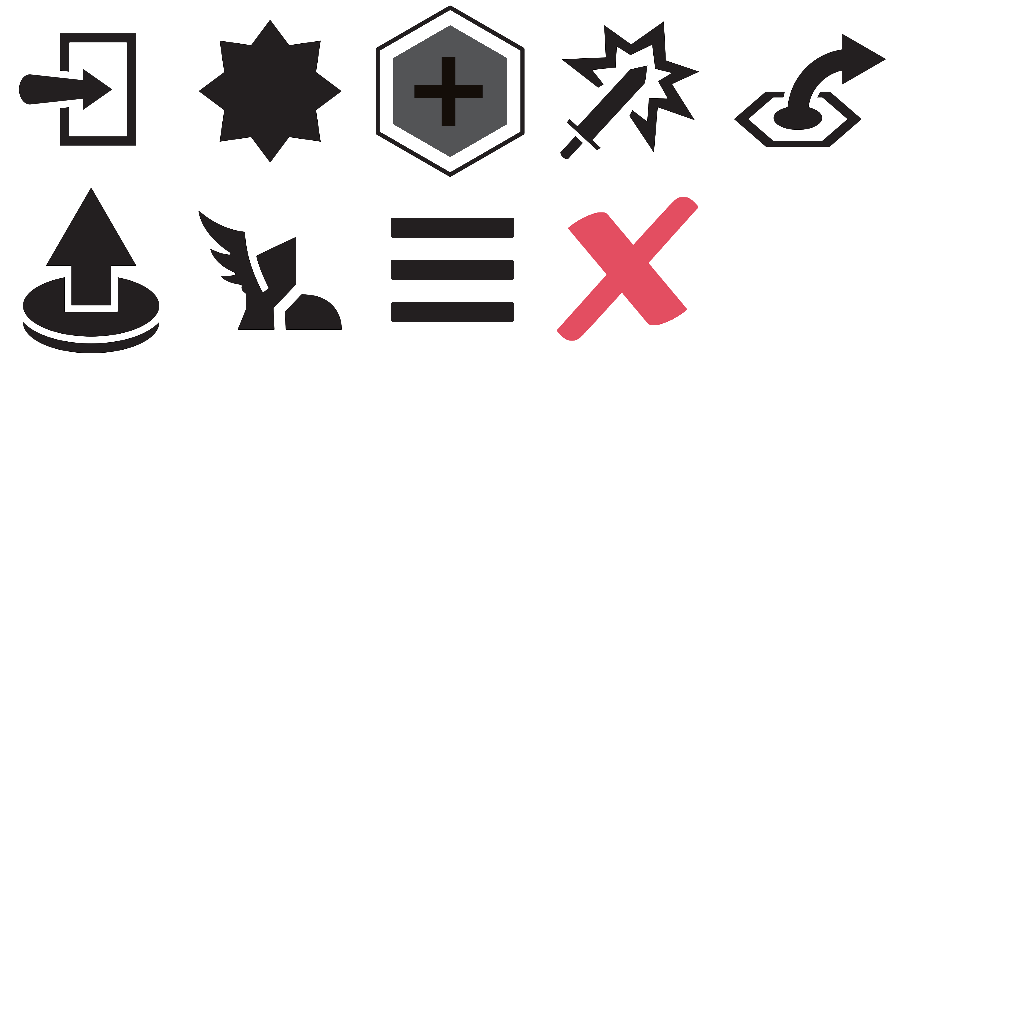
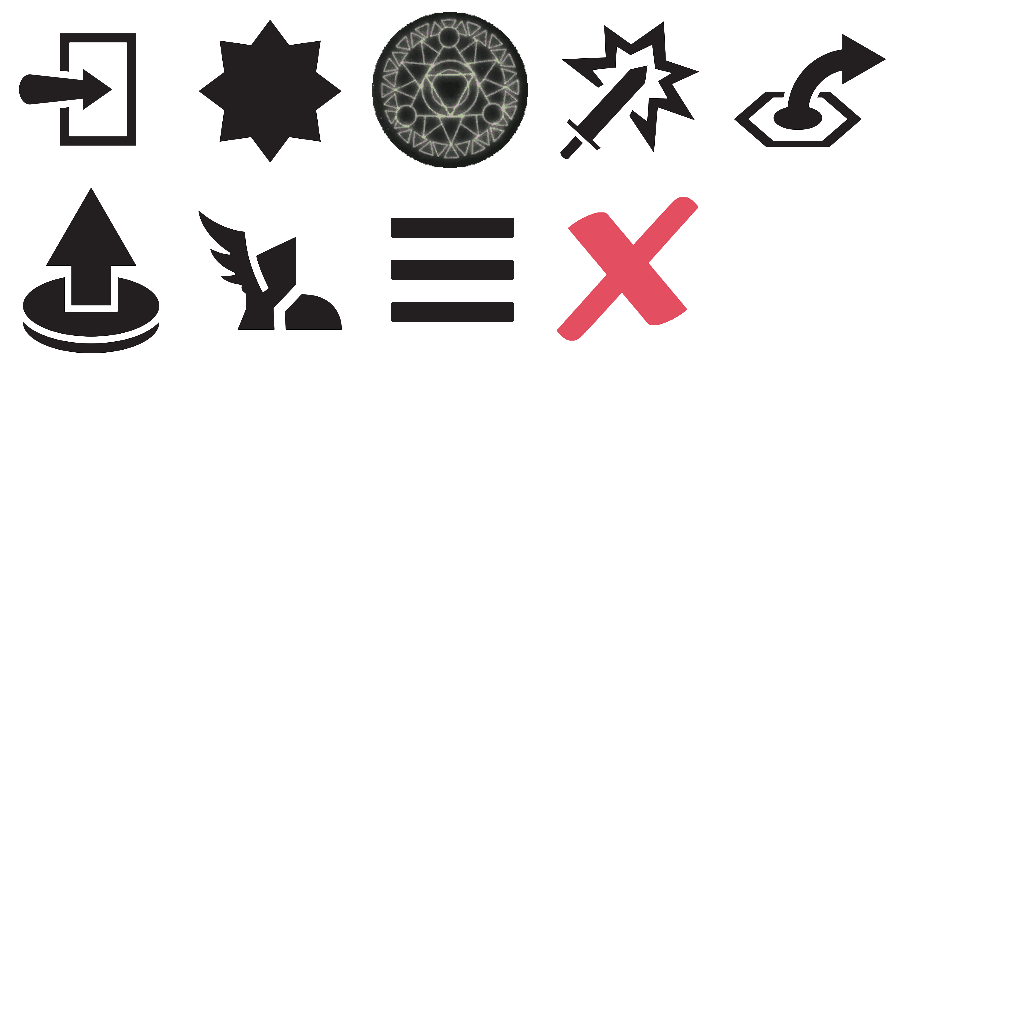
Layers edited between the first and the second 1024x1024 image:
renamed "2" to "Pasted Layer #3", moved it above "Pasted Layer #2", painted on it over box(372, 5, 528, 177)
